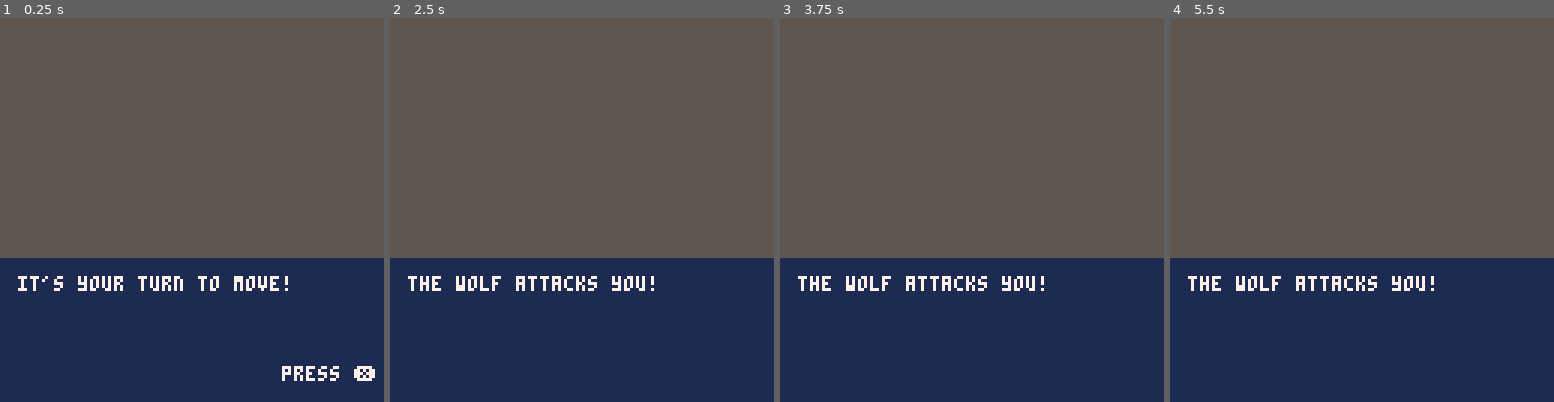
Above: before the commit, frames 1-4 (left to right).
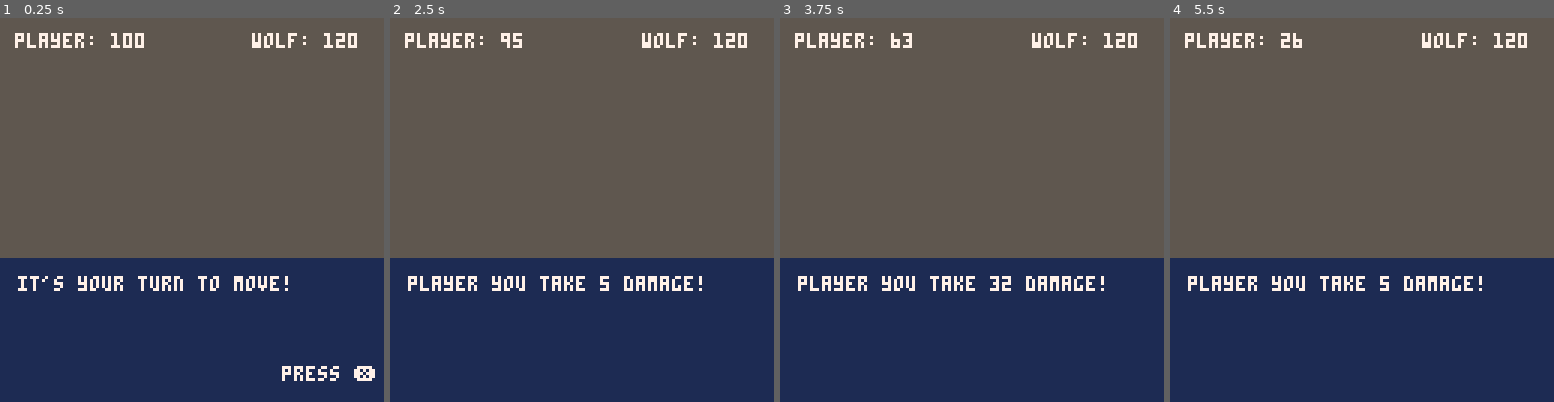
Above: after the commit, the same moments.

Repository: pixegami/wolfhunter
Game: PICO-8 cartridge moonshot.p8
Two runs of this game, one before a commit and one after it. Both use one fixed random seed, a clock stepped at 60 frames per second and the inputs below.
Inputs:
- Up to frame 1 (0.25 s): no input
- Up to frame 2 (2.5 s): tap O (Z key) at 0.33, 0.7, 1.43, 2.22 s; tap X (X key) at 1.07, 2.07, 2.4 s; hold Left 1.97-2.37 s; hold Down from 2.42 s (still down)
- Up to frame 3 (3.75 s): tap X (X key) every 0.33 s from 2.73 to 3.73 s; release Down at 2.82 s; hold Right 2.87-3.53 s; tap O (Z key) at 3.1 s; hold Up from 3.58 s (still down)
- Up to frame 4 (5.5 s): tap O (Z key) at 3.98, 4.87 s; tap X (X key) every 0.33 s from 4.07 to 5.4 s; release Up at 4.08 s; hold Right 4.13-4.53 s; hold Down 4.58-5.08 s; hold Left from 5.13 s (still down)

The runs differ from the first frame. In frame 1, 1.0% of the frame differs, in the area x 3-93%, y 3-8%; in frame 2, 2.0%; in frame 3, 2.0%, in the area x 3-93%, y 3-72%; in frame 4, 2.0%.

Commit message:
Added combat state and damage

Diff:
--- a/moonshot.p8
+++ b/moonshot.p8
@@ -11,21 +11,57 @@
 menu_index = {x=1, y=1}
 f_count = 0
 
-function new_event(type, desc)
+-- events
+function new_event(type, desc, executable)
   -- Create an "event" object.
-  event = {
+  local event = {
     type = type,
     desc = desc,
-    next = nil
+    next = nil,
+    executable = executable
   }
   return event
+end
+
+function new_damage_event(unit, value)
+  local desc = unit.name.." you take "..value.." damage!"
+  local event = new_event("damage", desc, true)
+  event.action = function(this)
+    unit.hp -= value
+    if unit.hp <= 0 then
+      unit.hp = 0
+      sequence:add(new_event("end_combat", "the fight has ended!"))
+    end
+  end
+  return event
+end
+
+function new_end_turn_event()
+  local event = new_event("end_turn", "", true)
+  event.action = function(this)
+    state:switch_turn()
+  end
+  return event
+end
+
+function generate_event(event_id, unit, target)
+  if event_id == "menu" then return new_event("menu") end
+  if event_id == "slash" then return new_damage_event(target, 32) end
+  if event_id == "howl" then return new_damage_event(target, 5) end
+
+  -- unknown event id
+  return new_event("story", "unknown "..event_id)
 end
 
 -- game state
 function new_game_state()
+
+  local player = new_unit("player", 100, {"menu"})
+  local enemy = new_unit("wolf", 120, {"slash", "howl"})
+
   local state = {
-    player = new_unit("player", 100, new_event("menu", "")),
-    enemy = new_unit("wolf", 120, new_event("story", "the wolf attacks you!")),
+    player = player,
+    enemy = enemy,
     is_player_turn = true
   }
 
@@ -37,10 +73,19 @@
     end
   end
 
+  state.current_target = function(this)
+    if this.is_player_turn then
+      return this.enemy
+    else
+      return this.player
+    end
+  end
+
   state.start_turn = function(this, is_player_turn)
     this.is_player_turn = is_player_turn
-    sequence:add(this:current_unit().event)
-    sequence:add(new_event("end_turn"))
+    unit_event = generate_event(this:current_unit():get_random_event_id(), this:current_unit(), this:current_target())
+    sequence:add(unit_event)
+    sequence:add(new_end_turn_event())
   end
 
   state.switch_turn = function(this)
@@ -53,11 +98,18 @@
 
 -- units
 function new_unit(name, hp, event)
-  return {
+  local unit = {
     name=name,
     hp=hp,
     event=event
   }
+
+  unit.get_random_event_id = function(this)
+    rnd_index = flr(rnd(#this.event)+1)
+    return this.event[rnd_index]
+  end
+
+  return unit
 end
 
 -- create the event sequence object, we will use to manage our gameplay flow.
@@ -166,6 +218,16 @@
  rectfill(0, narrator_box_y, 128, 128, 1)
 end
 
+function draw_unit(unit, pos_x, pos_y)
+  print(unit.name..": "..unit.hp, pos_x, pos_y, 7)
+end
+
+function draw_units()
+  -- draw player unit
+  draw_unit(state.player, 5, 5)
+  draw_unit(state.enemy, 84, 5)
+end
+
 -->8
 -- game loop
 
@@ -182,10 +244,14 @@
   f_count += 1
   event = sequence.head
 
+  -- execute this event's action.
+  if event.executable then
+    event:action()
+    event.executable = false
+  end
+
   -- check for end-turn.
-  if event.type == "end_turn" then
-    state:switch_turn()
-  elseif btnp(5) then
+  if btnp(5) then
     if event.type == "menu" then
       sequence:insert(new_event("story", "you attacked the wolf"))
     end
@@ -196,8 +262,9 @@
 function _draw()
   cls(5)
   draw_narrator_box()
-
-  -- Show the current event.
+  draw_units()
+
+  -- show the current event.
   if (event.type == "menu") then
     draw_menu()
   else
